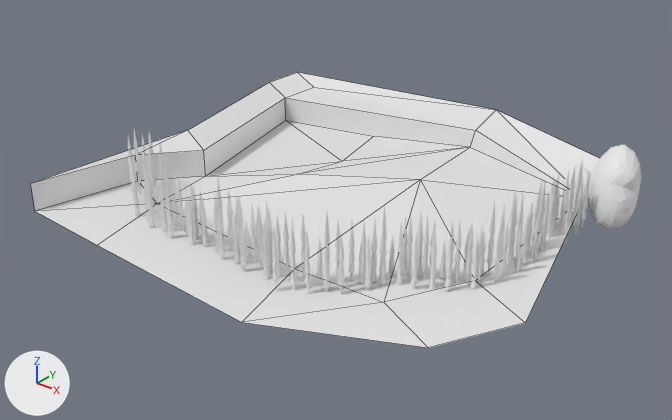
A saved change to the Blender file Maps/field.blend.
Camera for both pictures: a 50 mm lens placed at (449.0, -578.0, 322.0), pointed at (31.0, -55.0, -2.0). The lights are fixed; the arrows at lower left show +X, +Y and +Z. Mesh edges are drawn as thin lines on the coarser meshes.

The scene before the commit, as lines of its bpy script (objects in view):
```python
me_plane = bpy.data.meshes.new('Plane')
me_plane.from_pydata(...)  # 29 vertices, 34 faces; spans x -1.95..2.7, y -2.59..1.76, z -0.02..0.41
# before: 5 (2.08, 1.0, 0.0), 11 (0.69, 1.29, 0.28) at pixel (475, 130), 12 (2.08, 1.5, 0.2), 14 (0.65, 1.76, 0.36) at pixel (496, 109)
me_sphere_002 = bpy.data.meshes.new('Sphere.002')
me_sphere_002.from_pydata(...)  # 226 vertices, 256 faces; spans x -11.4..12.3, y -21.9..20.0, z -0.8..42.6
ob_bigrock = bpy.data.objects.new('BigRock', me_sphere_002)
ob_bigrock.location = (192.5, 98.0, 6.0)
ob_bigrock.rotation_euler = (-1.018, -0.174, 3.696)  # degrees (-58, -10, 212)
ob_bigrock.scale = (1.68, 1.68, 0.86)
ob_surface = bpy.data.objects.new('Surface', me_plane)
ob_surface.location = (0.0, 0.0, 0.0)
ob_surface.scale = (85.2, 85.2, 85.2)
```
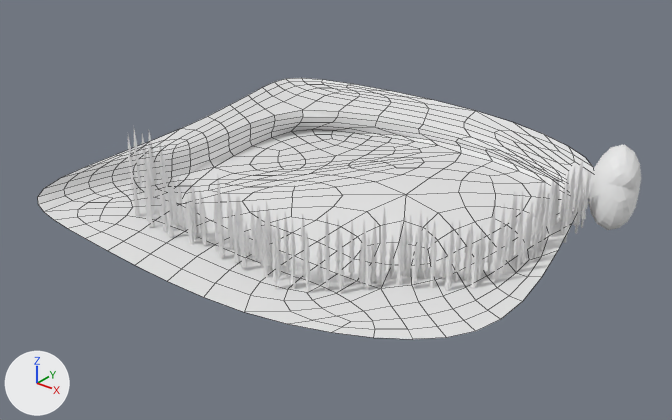
Pixel boxes [x1, y1, x2, y2] of what changed, in the pictures (672 x 420 px; the box of a moved part takes in the faces that stretch with it):
'Surface', reshaped, modifiers changed
    before: [31, 72, 600, 348]
    after: [38, 78, 593, 339]
part 1 of me_plane, moved or reshaped
    before: [476, 110, 600, 186]
    after: [464, 111, 593, 191]

The change in detail:
me_plane has 29 vertices, 34 faces and spans x -1.95..2.7, y -2.59..1.76, z -0.02..0.41.
me_plane is used by ob_surface; location (0.0, 0.0, 0.0); scale (85.2, 85.2, 85.2).
Verts and faces of me_plane; kept vertices keep their numbers, new ones are numbered from 29.
Part 1, on me_plane:
Faces deleted: (5, 14, 11), (5, 12, 14).
New vertex 29 is at (2.08, 1.0, 0.1).
New faces: (5, 29, 11), (12, 14, 29), (11, 29, 14).
Object 'Surface' (ob_surface) gains a SUBSURF modifier named 'Subdivision'.
Modifier setting: levels = 2.
